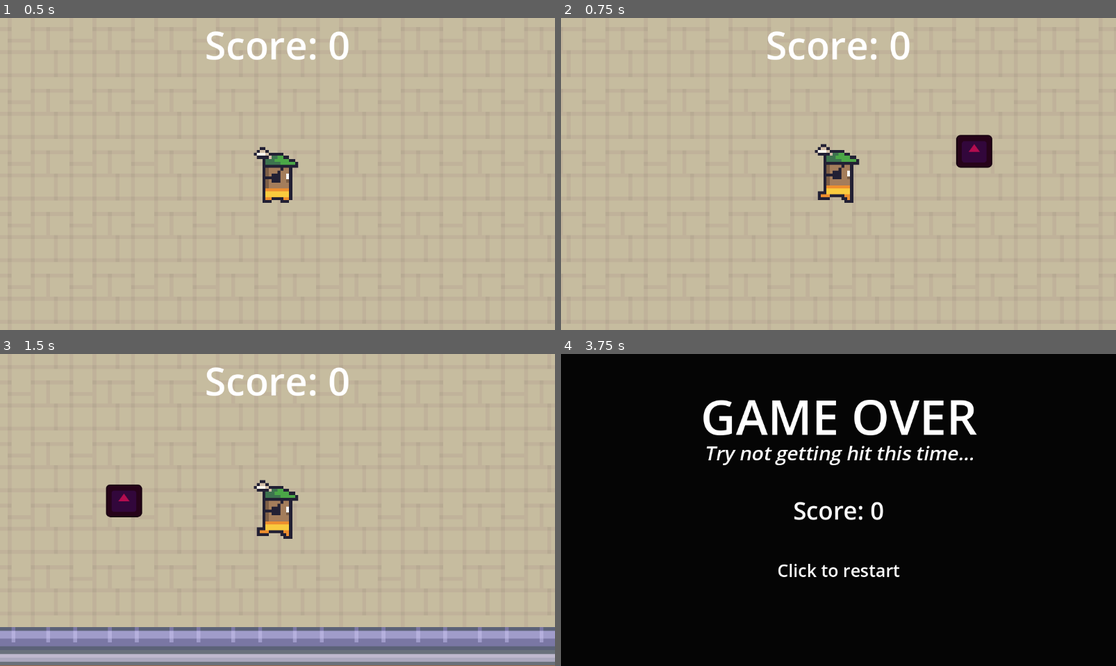
Above: before the commit, frames 1-4 (two rows, left to right).
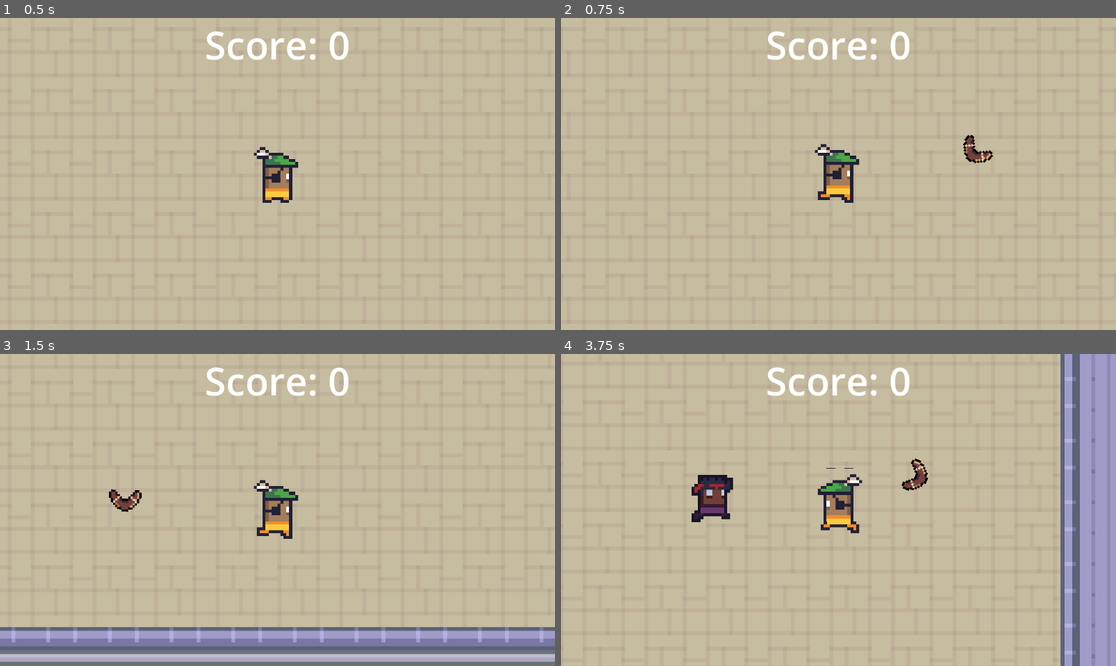
Above: after the commit, the same moments.

Repository: samithShetty/49er-Fall-2023-Game-Jam
Game: Godot game, scene res://Scenes/Main.tscn
The game is run twice, just before and just after one commit, with the same random seed, the same clock (stepped at 60 frames per second) and the same inputs. The engine's default icon, where the game draws it, is replaced by a stand-in: a white triangle on a blue panel in a dark square.
Inputs (mouse positions are in pixels of both pictures, inside the frame that each line leads up to):
- Up to frame 1 (0.5 s): no input
- Up to frame 2 (0.75 s): tap Enter at 0.5 s; move the mouse to (960, 158) at 0.52 s; press the mouse at (960, 158) at 0.53 s; hold D (move_right) from 0.53 s (still down)
- Up to frame 3 (1.5 s): tap Enter at 1.25 s; move the mouse to (166, 525) at 1.27 s; release D (move_right) at 1.28 s; release the mouse at (166, 525) at 1.28 s; hold S (move_down) from 1.28 s (still down); click (166, 525) at 1.35 s
- Up to frame 4 (3.75 s): move the mouse to (894, 441) at 2.02 s; release S (move_down) at 2.03 s; press the mouse at (894, 441) at 2.03 s; hold D (move_right) 2.03-2.78 s; move the mouse to (810, 572) at 2.77 s; release the mouse at (810, 572) at 2.78 s; hold W (move_up) 2.78-3.53 s; click (810, 572) at 2.85 s; move the mouse to (1005, 556) at 3.52 s; press the mouse at (1005, 556) at 3.53 s; hold A (move_left) from 3.53 s (still down)

Frame 1 is identical in both runs. In frame 2, 0.7% of the frame differs, in the area x 71-78%, y 37-49%; in frame 3, 0.7%; in frame 4, 100%, in the area x 0-100%, y 0-100%.

Commit message:
Added Boomerang sprite

Diff:
--- a/Boomerang/Boomerang.gd
+++ b/Boomerang/Boomerang.gd
@@ -17,4 +17,5 @@
 	velocity += distance * springForce
 	velocity*= 0.98
 	velocity.clamp(-maxSpeed, maxSpeed)
+	rotation_degrees += distance.length()/20
 	move_and_slide()
--- a/Boomerang/Boomerang.tscn
+++ b/Boomerang/Boomerang.tscn
@@ -1,12 +1,11 @@
-[gd_scene load_steps=5 format=3 uid="uid://cedbuv5hfao76"]
+[gd_scene load_steps=4 format=3 uid="uid://cedbuv5hfao76"]
 
 [ext_resource type="Script" path="res://Boomerang/Boomerang.gd" id="1_5ft3n"]
-[ext_resource type="Texture2D" uid="uid://bcms6rbepoy3j" path="res://icon.svg" id="1_protr"]
+[ext_resource type="Texture2D" uid="uid://cm4pluec6c1pf" path="res://Assets/boomerang.png" id="2_nwbqu"]
 
-[sub_resource type="RectangleShape2D" id="RectangleShape2D_nhpgb"]
-size = Vector2(68, 67)
-
-[sub_resource type="CanvasItemMaterial" id="CanvasItemMaterial_8ufj8"]
+[sub_resource type="CapsuleShape2D" id="CapsuleShape2D_orcia"]
+radius = 8.60205
+height = 53.521
 
 [node name="Boomerang" type="CharacterBody2D"]
 collision_layer = 2
@@ -15,11 +14,16 @@
 maxSpeed = Vector2(1000, 1000)
 
 [node name="CollisionShape2D" type="CollisionShape2D" parent="."]
-position = Vector2(0, 0.5)
-shape = SubResource("RectangleShape2D_nhpgb")
+position = Vector2(0, 10)
+rotation = -2.39285
+shape = SubResource("CapsuleShape2D_orcia")
 
-[node name="Icon" type="Sprite2D" parent="."]
-modulate = Color(0.701961, 0.0509804, 0.309804, 1)
-material = SubResource("CanvasItemMaterial_8ufj8")
-scale = Vector2(0.58264, 0.529438)
-texture = ExtResource("1_protr")
+[node name="CollisionShape2D2" type="CollisionShape2D" parent="."]
+position = Vector2(0, -14)
+rotation = 2.39285
+shape = SubResource("CapsuleShape2D_orcia")
+
+[node name="Boomerang" type="Sprite2D" parent="."]
+texture_filter = 1
+scale = Vector2(4.5, 4.5)
+texture = ExtResource("2_nwbqu")
--- a/Scenes/Main.tscn
+++ b/Scenes/Main.tscn
@@ -1513,7 +1513,7 @@
 [node name="StaticBody2D" type="StaticBody2D" parent="TileMap"]
 position = Vector2(0, 89)
 collision_layer = 8
-collision_mask = 5
+collision_mask = 7
 physics_material_override = SubResource("PhysicsMaterial_xxgpn")
 
 [node name="CollisionShape2D" type="CollisionShape2D" parent="TileMap/StaticBody2D"]
Binary file added: Assets/boomerang.png
Not shown, added: Assets/boomerang.png.import
